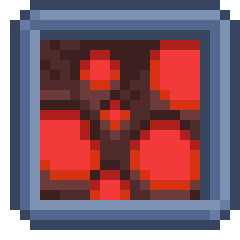
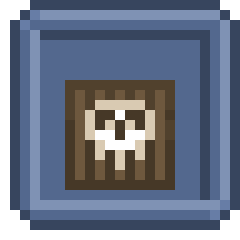
Layers edited between the first and the second 240px x 240px image:
added layer "Pasted Layer #27" above "Pasted Layer #26" over [65, 80, 175, 190]
hid "Pasted Layer #25" over [40, 40, 200, 200]
hid "Pasted Layer #24" over [40, 40, 200, 200]
hid "Pasted Layer #23" over [40, 40, 200, 200]
hid "Pasted Layer #22" over [70, 50, 180, 200]
